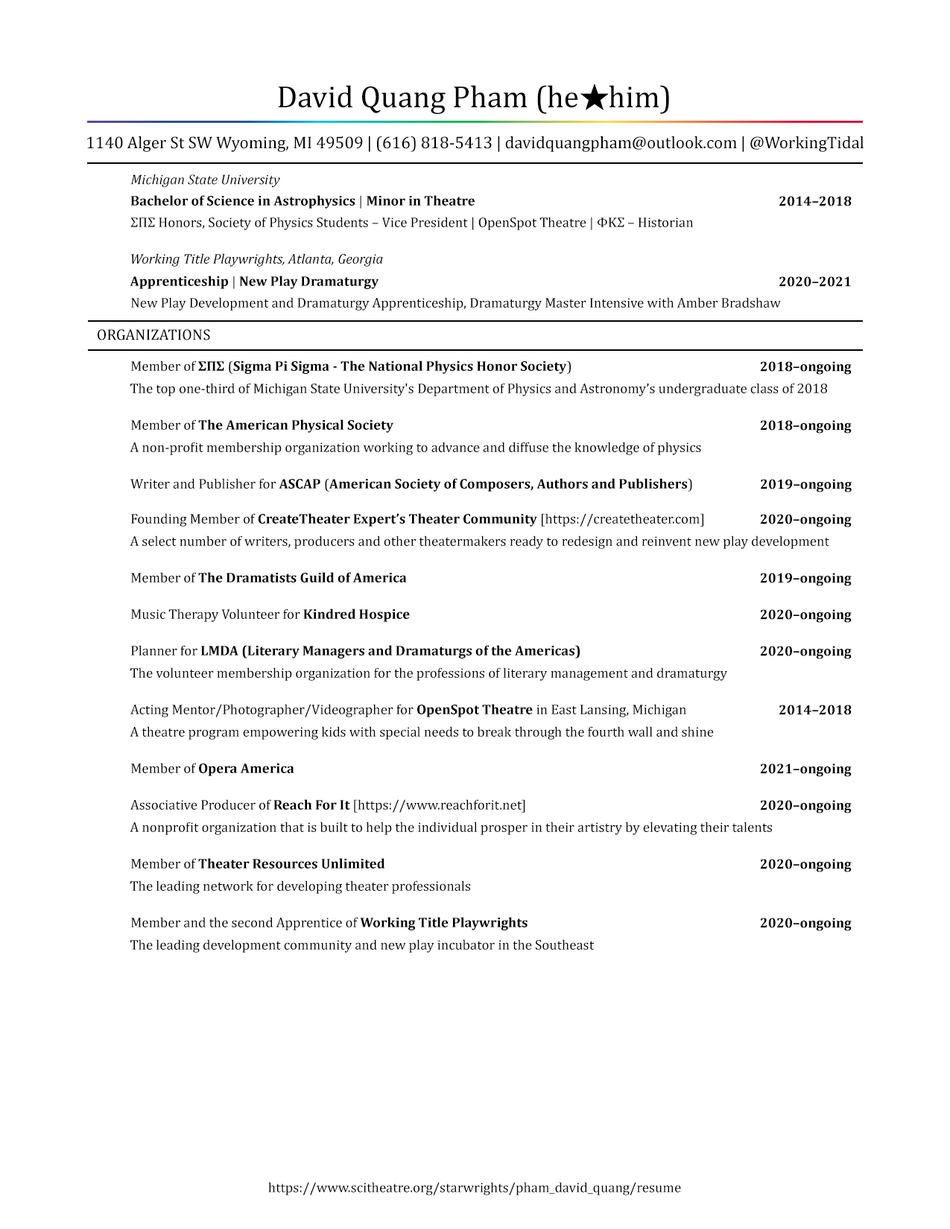
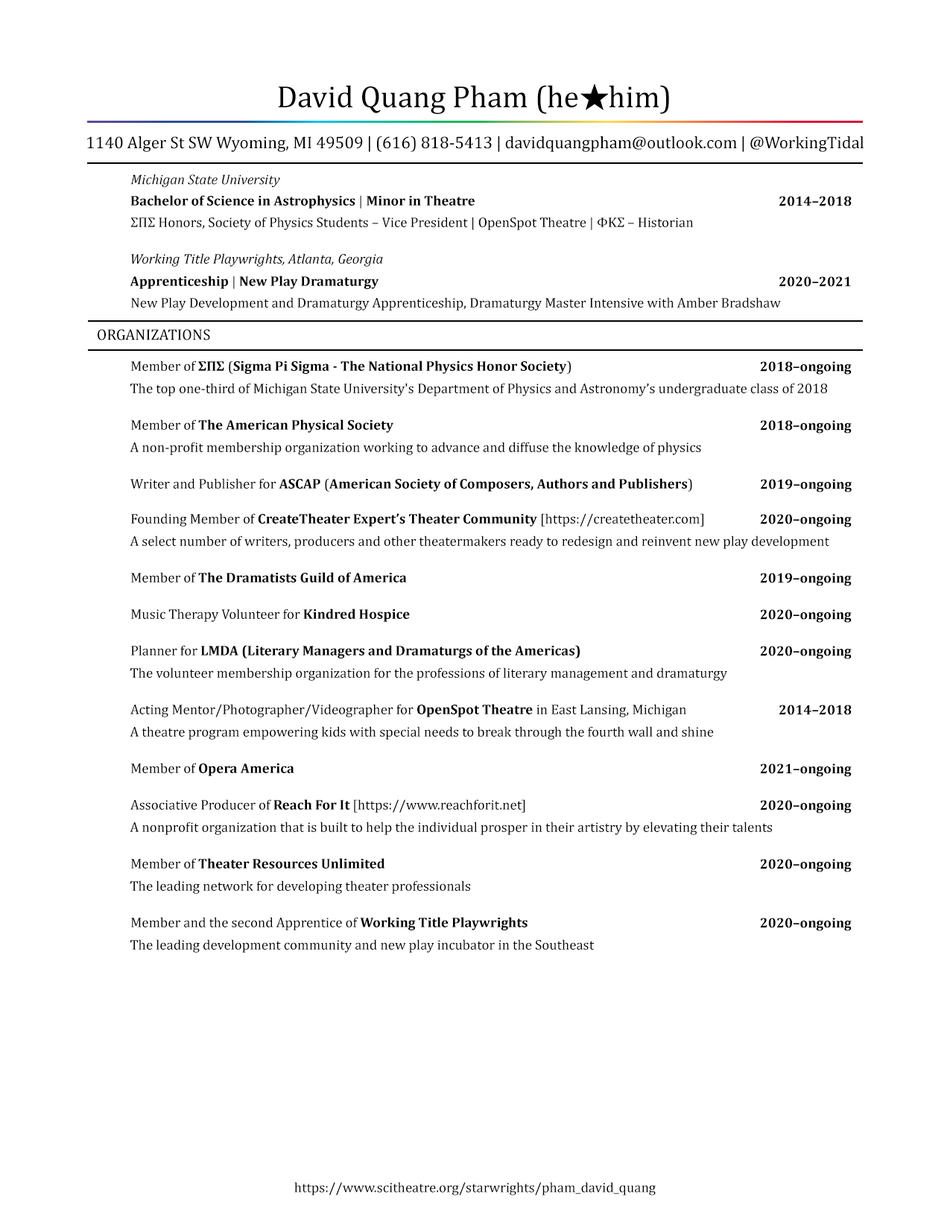
Revision of a layered 950px x 1229px image; what changed, layer by layer:
renamed "https://www.scitheatre.org/starwrights/pham_david_quang/resume" to "https://www.scitheatre.org/starwrights/pham_david_quang", painted on it over (268, 1182, 681, 1196)
